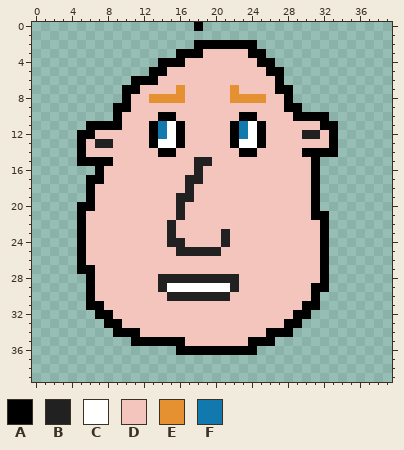
Two versions of one pixel-art sprite, assets/bishops/bishop1.png. Above: the version before the commit.
The file is 80x80 pixels, drawn in blocks of 2x2; one block is one cell here.
Palette (. is transparent): A #000000  B #212121  C #ffffff  D #f3c5bc  E #e59131  F #1279ae
Pixels before, first column x 5:
 0 .............A...............
 1 .............................
 2 .............AAAAAAA.........
 3 ...........AAADDDDDAA........
 4 .........AAADDDDDDDDAA.......
 5 ........AADDDDDDDDDDDAA......
 6 ......AAADDDDDDDDDDDDDA......
 7 .....AADDDDEDDDDDEDDDDAA.....
 8 .....ADDEEEEDDDDDEEEEDDA.....
 9 ....AADDDDDDDDDDDDDDDDDAA....
10 ....ADDDDAADDDDDDDAADDDDAAAA.
11 .AAAADDDAFCADDDDDAFCADDDDDDAA
12 AADDDDDDAFCADDDDDAFCADDDDBBDA
13 ADBBDDDDACCADDDDDACCADDDDDDDA
14 ADDDDDDDDAADDDDDDDAADDDDDAAAA
15 AAAADDDDDDDDDBBDDDDDDDDDDDA..
16 ..ADDDDDDDDDDBDDDDDDDDDDDDA..
17 .AADDDDDDDDDBBDDDDDDDDDDDDA..
18 .ADDDDDDDDDDBDDDDDDDDDDDDDA..
19 .ADDDDDDDDDBBDDDDDDDDDDDDDA..
20 AADDDDDDDDDBDDDDDDDDDDDDDDA..
21 ADDDDDDDDDDBDDDDDDDDDDDDDDAA.
22 ADDDDDDDDDBDDDDDDDDDDDDDDDDA.
23 ADDDDDDDDDBDDDDDBDDDDDDDDDDA.
24 ADDDDDDDDDBBDDDDBDDDDDDDDDDA.
25 ADDDDDDDDDDBBBBBDDDDDDDDDDDA.
26 ADDDDDDDDDDDDDDDDDDDDDDDDDDA.
27 AADDDDDDDDDDDDDDDDDDDDDDDDDA.
28 .ADDDDDDDBBBBBBBBBDDDDDDDDDA.
29 .ADDDDDDDBCCCCCCCBDDDDDDDDAA.
30 .ADDDDDDDDBBBBBBBDDDDDDDDDA..
31 .AADDDDDDDDDDDDDDDDDDDDDDAA..
32 ..AADDDDDDDDDDDDDDDDDDDDAA...
33 ...AADDDDDDDDDDDDDDDDDDAA....
34 ....AAADDDDDDDDDDDDDDAAA.....
35 ......AAAAAADDDDDDDAAA.......
36 ...........AAAAAAAAA.........
The result:
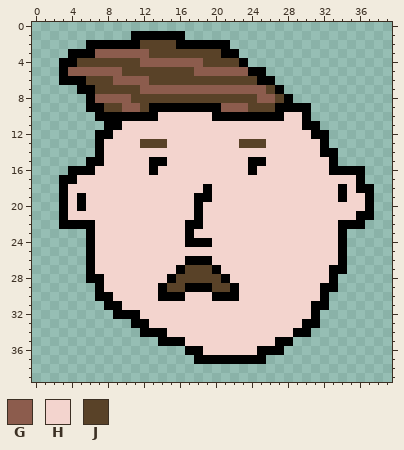
Colours new in this view: G #8c5c4d  H #f3d4ce  J #594228
Difference:
Changed rows in their new state; - is an unchanged pixel.
first column x 3:
 0 ---------------.-------------------
 1 --------AAAAAA---------------------
 2 ---AAAAAAJJJJAA----...-------------
 3 -AAAGGGGGGJJJJJJJJAA...------------
 4 AAJJJJJJJGGGGGGGJJJJA...-----------
 5 AGGGGGGJJJJJJJJGGGGGGAA..----------
 6 AAAJJJGGGGJJJJJJJJJJJJAA.----------
 7 --AAJJJJJGGGGGGGGGGGGGGJ-.---------
 8 ---AGGGGJJJJJJJJJJJJJJGGJ----------
 9 ---AAJJGGJAAAAAAAAGGGJJJA--A-------
10 ----AA-AAAAHHHHHHAAA--AAAHH-..-----
11 ---..--HHHHHHHHHHHHHHHHHHHHAA..----
12 --..AAHHHHHHHHHHHHHHHHHHHHHHAA.----
13 --..AHHHHJJJHHHHHHHHJJJHHHHHHA.----
14 --..AHHHHHHHHHHHHHHHHHHHHHHHH------
15 --.--HHHHHAAHHHHHHHHHAAHHHHHHHA----
16 -AAAHHHHHHAHHHHHHHHHHAHHHHHHHHAAAA-
17 AAHHHHHHHHHHHHHHHHHHHHHHHHHHHHHHHA-
18 AHHHHHHHHHHHHHHHAHHHHHHHHHHHHHHAHAA
19 AHAHHHHHHHHHHHHAAHHHHHHHHHHHHHHAHHA
20 AH-HHHHHHHHHHHHAHHHHHHHHHHHHHHHHHHA
21 AHHHHHHHHHHHHHHAHHHHHHHHHHHHHHHHHAA
22 AA-AHHHHHHHHHHAAHHHHHHHHHHHHHHHAAA-
23 --.AHHHHHHHHHHAHHHHHHHHHHHHHHHHA---
24 --.AHHHHHHHHHHAAAHHHHHHHHHHHHHHA---
25 --.AHHHHHHHHHHHHHHHHHHHHHHHHHHHA---
26 --.AHHHHHHHHHHAAAHHHHHHHHHHHHHHA---
27 --.-HHHHHHHHHAJJJAHHHHHHHHHHHHAA---
28 ----AHHHHHHHAJJJJJAHHHHHHHHHHHA----
29 ---.AHHHHHHAJJAAAJJAHHHHHHHHH-A----
30 ---.AAHHHHHAAAHHHAAAHHHHHHHHHA-----
31 ---..AAHHHHHHHHHHHHHHHHHHHHH-A-----
32 ----..AAAHHHHHHHHHHHHHHHHHHHA------
33 -----...AAHHHHHHHHHHHHHHHHHAA------
34 ------...AAAHHHHHHHHHHHHHHAA-------
35 --------...---HHHHHHHHHHAA---------
36 -------------.--HHHHHHAAA----------
37 ---------------AAAAAAAA------------
Changed places in both pictures, as pixel boxes (x1, y1, x2, y2):
changed: (59, 22, 374, 364)
